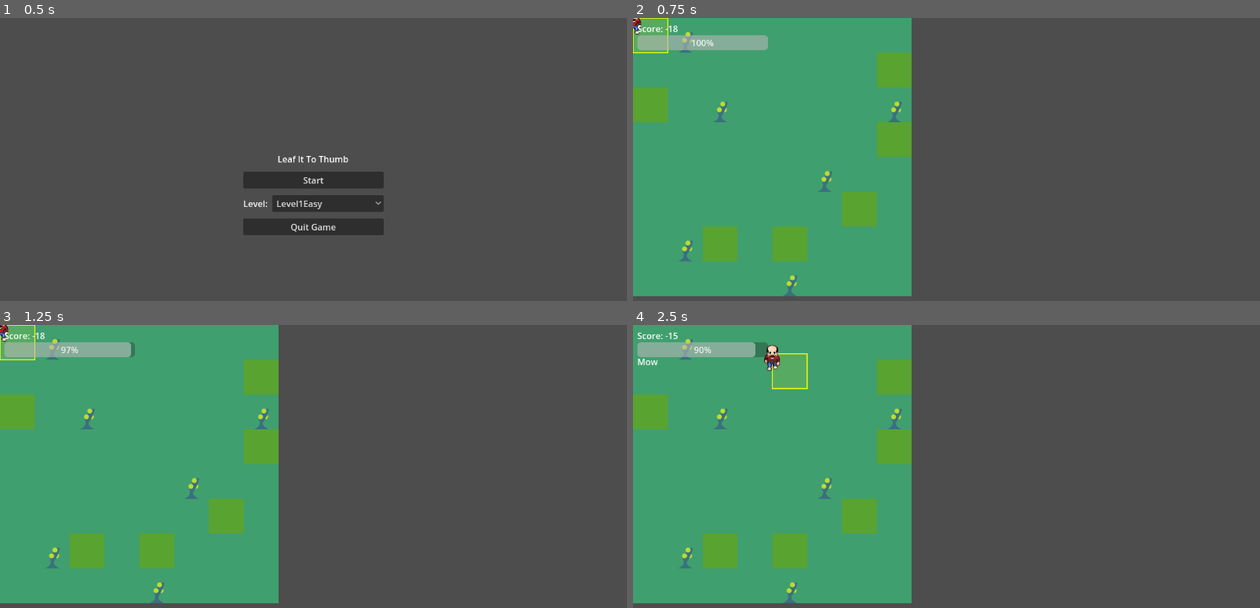
Above: before the commit, frames 1-4 (two rows, left to right).
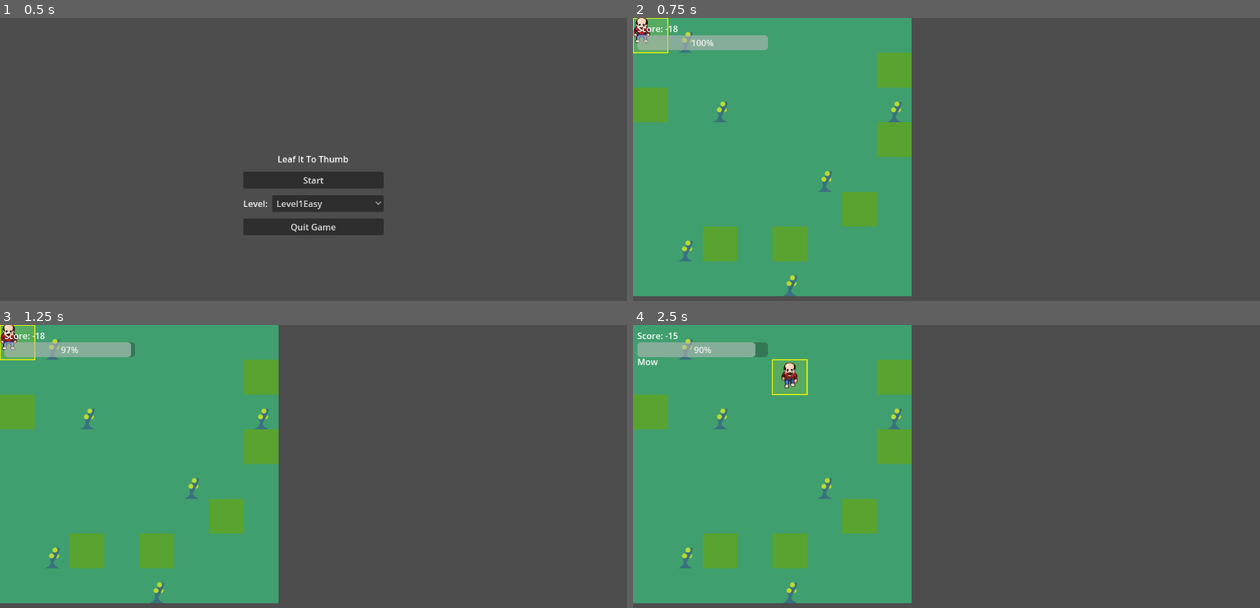
Above: after the commit, the same moments.

Repository: mcelroyian/lawndemonium
Game: Godot game, scene res://scenes/StartScreen.tscn
Same seed, same stepped clock (60 frames per second), same inputs: the game is played once before the commit and once after it.
Inputs:
- Up to frame 1 (0.5 s): no input
- Up to frame 2 (0.75 s): click "Start" at 0.5 s
- Up to frame 3 (1.25 s): no input
- Up to frame 4 (2.5 s): tap Enter at 1.25 s; hold D (move_right) 1.28-2.03 s; hold Space (action) 1.28-2.03 s; hold S (move_down) from 2.03 s (still down); tap Tab (toggle_action) at 2.1 s

Frame 1 is identical in both runs. In frame 2, 0.2% of the frame differs, in the area x 0-3%, y 0-9%; in frame 3, 0.2%; in frame 4, 0.5%, in the area x 20-28%, y 6-25%.

Commit message:
Add background image and refine player sprite positioning during movement

Diff:
--- a/scenes/Main.tscn
+++ b/scenes/Main.tscn
@@ -4317,7 +4317,7 @@
 z_index = 20
 sprite_frames = SubResource("SpriteFrames_q8u5g")
 animation = &"spellcast_south"
-frame_progress = 0.551664
+frame_progress = 0.419136
 script = ExtResource("5_nxtc6")
 spritesheets_path = "res://assets"
 animation_data = SubResource("Resource_lhr70")
--- a/scripts/Player.gd
+++ b/scripts/Player.gd
@@ -8,6 +8,7 @@
 var cursor: Vector2i = Vector2i(0, 0)
 var current_action: String = "mow"
 var facing_dir: String = "south"
+var _sprite_rest_offset: Vector2 = Vector2.ZERO
 
 @onready var anim: LPCAnimatedSprite2D = $LPCAnimatedSprite2D
 
@@ -20,9 +21,12 @@
     _sync_position()
     queue_redraw()
     _update_idle_animation()
+    _update_sprite_offset()
 
 func _sync_position() -> void:
     position = Vector2(cursor.x * tile, cursor.y * tile)
+    if not moving and anim:
+        anim.position = _sprite_rest_offset
 
 func _unhandled_input(event: InputEvent) -> void:
     if event.is_action_pressed("move_up"):
@@ -55,22 +59,25 @@
             _update_idle_animation()
         return
 
-    # Update logical cursor immediately; tween the visual position
+    # Update logical cursor immediately (snap highlight); tween only the sprite child
     var dir2 := _vec_to_dir(delta)
     if dir2 != "":
         facing_dir = dir2
-    var from_pos := position
     cursor = target
-    var to_pos := Vector2(cursor.x * tile, cursor.y * tile)
+    _sync_position() # snap the selector box to the destination tile right away
     queue_redraw()
 
     moving = true
     _play_walk_animation()
 
+    # Prepare tween on the child sprite from previous-cell offset -> zero
     if _move_tween and _move_tween.is_running():
         _move_tween.kill()
+    # Start from the previous cell offset so the sprite slides into the snapped cursor
+    if anim:
+        anim.position = _sprite_rest_offset + Vector2(-delta.x * tile, -delta.y * tile)
     _move_tween = create_tween().set_trans(Tween.TRANS_LINEAR).set_ease(Tween.EASE_IN_OUT)
-    _move_tween.tween_property(self, "position", to_pos, step_time)
+    _move_tween.tween_property(anim, "position", _sprite_rest_offset, step_time)
     _move_tween.finished.connect(_on_step_finished)
 
 func _draw() -> void:
@@ -84,6 +91,7 @@
     tile = tile_size
     _sync_position()
     queue_redraw()
+    _update_sprite_offset()
 
 func _process(_delta: float) -> void:
     if moving:
@@ -142,6 +150,8 @@
 
 func _on_step_finished() -> void:
     moving = false
+    if anim:
+        anim.position = _sprite_rest_offset
     _update_idle_animation()
     # Auto-act when arriving on a tile in mow mode
     if current_action == "mow":
@@ -157,3 +167,7 @@
         return Vector2i(signi(v.x), 0)
     else:
         return Vector2i(0, signi(v.y))
+
+func _update_sprite_offset() -> void:
+    # Place sprite at the center of the tile while idle/after tween
+    _sprite_rest_offset = Vector2(float(tile) * 0.5, float(tile) * 0.5)
Binary file added: assets/bd-background.png
